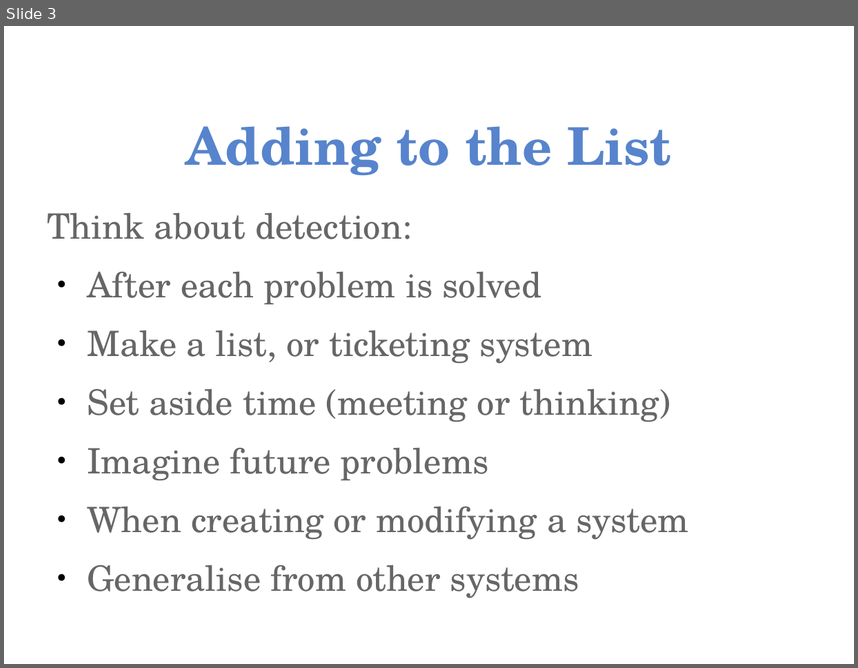
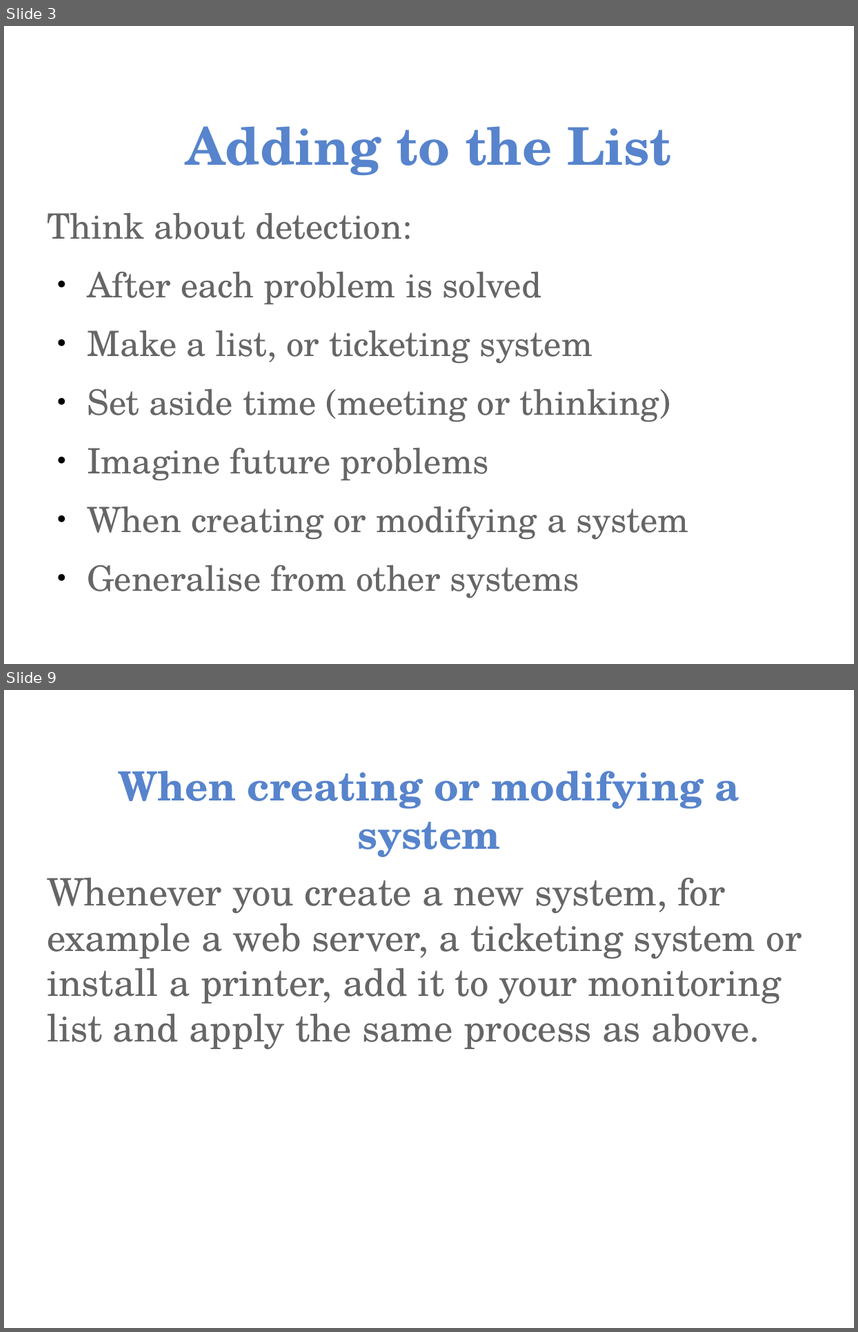
Before and after one commit to aptivate/inaspmaterials, a slide deck: generated/Network_Management/Unit_4_Network_Management/Unit_4_Presentation_Part_05_Early_Detection.rst.odp. Shown one above the other, each under a label of ours: slide 3 before the commit, slides 3 and 9 after it; the slides between them are not shown. The pictures are 858x668 and 858x1332 pixels, drawn with LibreOffice and Linux fonts; fonts in the diff are those of the drawing; background and template pictures are left out. Boxes give left, top, right and bottom in pixels: in the first picture for what was removed or moved away, otherwise in the second. Text is boxed around its words. In the diff, an @@ line names an element or a change of style, - is before the commit and + after.

```diff
--- a/generated/Network_Management/Unit_4_Network_Management/Unit_4_Presentation_Part_05_Early_Detection.rst.odp
+++ b/generated/Network_Management/Unit_4_Network_Management/Unit_4_Presentation_Part_05_Early_Detection.rst.odp
@@ slide 9 added at [4, 690, 854, 1328], background picture (left out) @@
@@ title added at [119, 771, 740, 857], 34.1 pt, text #5784CC, bold @@
+When creating or modifying a system
@@ text added at [47, 877, 802, 1049], 32 pt, text #666666 @@
+Whenever you create a new system, for example a web server, a ticketing system or install a printer, add it to your monitoring list and apply the same process as above.
```
Also in this commit, not shown: 6 other slides added, 35 other files.
